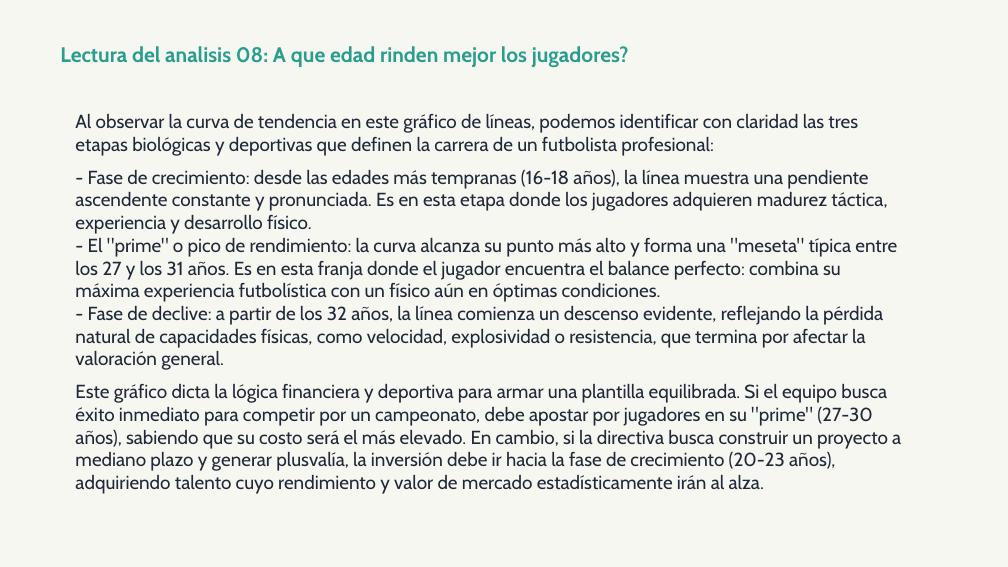
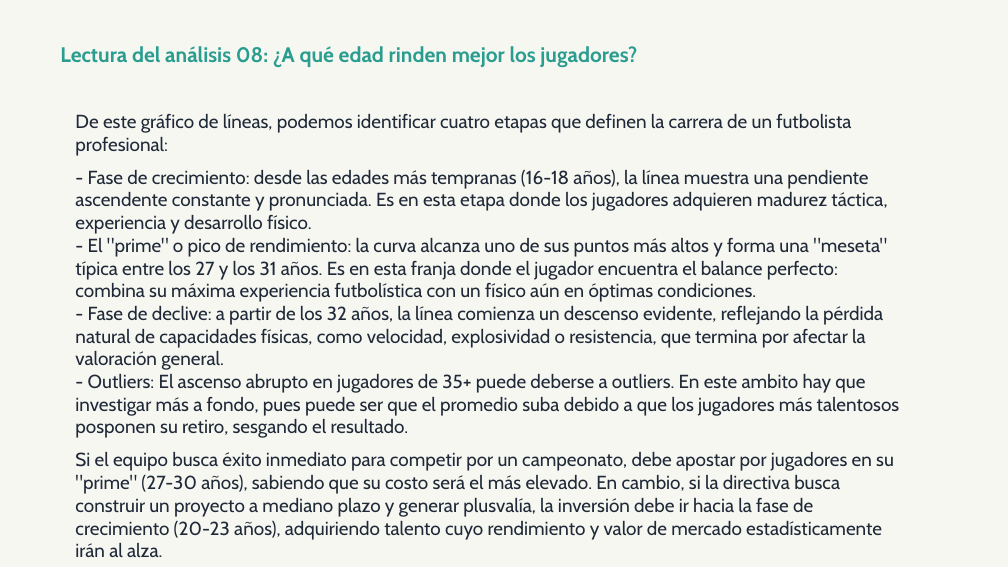
Before and after one commit to OssianV/Proyecto_analisis_soccer_europeo, a slide deck: slide 17 of OUTPUTS/presentacion_final.pptx. Drawn at 1008x567 pixels with LibreOffice and Linux fonts; fonts in the diff are those of the drawing. Boxes give left, top, right and bottom in pixels: in the first picture for what was removed or moved away, otherwise in the second. Text is boxed around its words. In the diff, an @@ line names an element or a change of style, - is before the commit and + after.

Commit message:
Minor changes y analisis correctos en la presentacion creada

```diff
--- a/OUTPUTS/presentacion_final.pptx
+++ b/OUTPUTS/presentacion_final.pptx
@@ text at (60, 46, 637, 68): text changed @@
-Lectura del analisis 08: A que edad rinden mejor los jugadores?
+Lectura del análisis 08: ¿A qué edad rinden mejor los jugadores?
@@ text at (75, 114, 900, 540): text changed @@
-Al observar la curva de tendencia en este gráfico de líneas, podemos identificar con claridad las tres etapas biológicas y deportivas que definen la carrera de un futbolista profesional:
-- Fase de crecimiento: desde las edades más tempranas (16-18 años), la línea muestra una pendiente ascendente constante y pronunciada. Es en esta etapa donde los jugadores adquieren madurez táctica, experiencia y desarrollo físico.
-- El "prime" o pico de rendimiento: la curva alcanza su punto más alto y forma una "meseta" típica entre los 27 y los 31 años. Es en esta franja donde el jugador encuentra el balance perfecto: combina su máxima experiencia futbolística con un físico aún en óptimas condiciones.
-- Fase de declive: a partir de los 32 años, la línea comienza un descenso evidente, reflejando la pérdida natural de capacidades físicas, como velocidad, explosividad o resistencia, que termina por afectar la valoración general.
-Este gráfico dicta la lógica financiera y deportiva para armar una plantilla equilibrada. Si el equipo busca éxito inmediato para competir por un campeonato, debe apostar por jugadores en su "prime" (27-30 años), sabiendo que su costo será el más elevado. En cambio, si la directiva busca construir un proyecto a mediano plazo y generar plusvalía, la inversión debe ir hacia la fase de crecimiento (20-23 años), adquiriendo talento cuyo rendimiento y valor de mercado estadísticamente irán al alza.
+De este gráfico de líneas, podemos identificar cuatro etapas que definen la carrera de un futbolista profesional:
+- Fase de crecimiento: desde las edades más tempranas (16-18 años), la línea muestra una pendiente ascendente constante y pronunciada. Es en esta etapa donde los jugadores adquieren madurez táctica, experiencia y desarrollo físico.
+- El "prime" o pico de rendimiento: la curva alcanza uno de sus puntos más altos y forma una "meseta" típica entre los 27 y los 31 años. Es en esta franja donde el jugador encuentra el balance perfecto: combina su máxima experiencia futbolística con un físico aún en óptimas condiciones.
+- Fase de declive: a partir de los 32 años, la línea comienza un descenso evidente, reflejando la pérdida natural de capacidades físicas, como velocidad, explosividad o resistencia, que termina por afectar la valoración general.
+- Outliers: El ascenso abrupto en jugadores de 35+ puede deberse a outliers. En este ambito hay que investigar más a fondo, pues puede ser que el promedio suba debido a que los jugadores más talentosos posponen su retiro, sesgando el resultado.
+Si el equipo busca éxito inmediato para competir por un campeonato, debe apostar por jugadores en su "prime" (27-30 años), sabiendo que su costo será el más elevado. En cambio, si la directiva busca construir un proyecto a mediano plazo y generar plusvalía, la inversión debe ir hacia la fase de crecimiento (20-23 años), adquiriendo talento cuyo rendimiento y valor de mercado estadísticamente irán al alza.
```
Also in this commit, not shown: 19 other slides changed, 3 other files.
